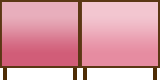
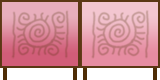
The second 160x80 image is a revision of the first. Changes to its layers:
added layer "Слой 3" (29%) above "Слой 2" over left=91, top=10, right=150, bottom=59
added layer "Слой 2" (29%) above "Фигура 1 (копия)" over left=11, top=10, right=69, bottom=59
